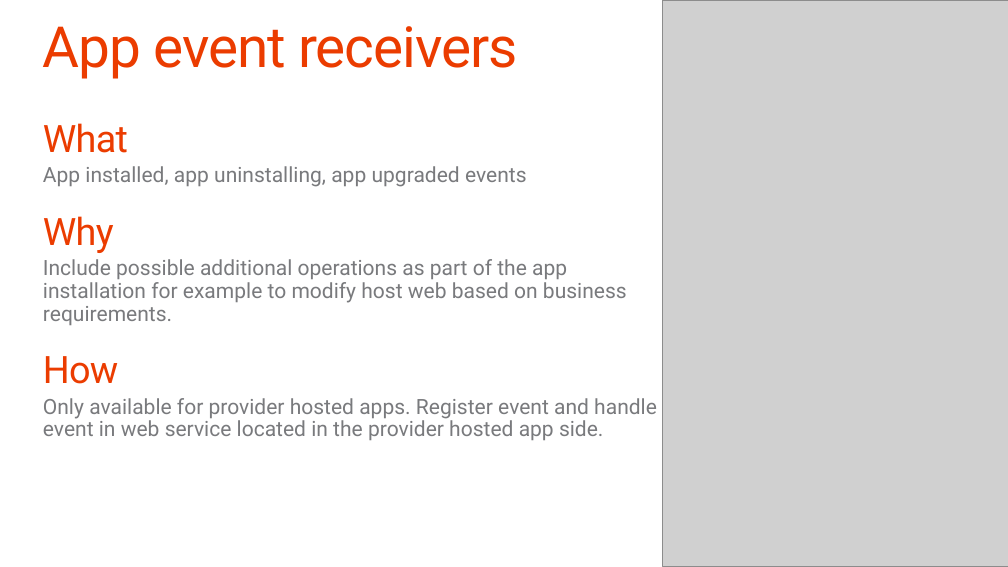
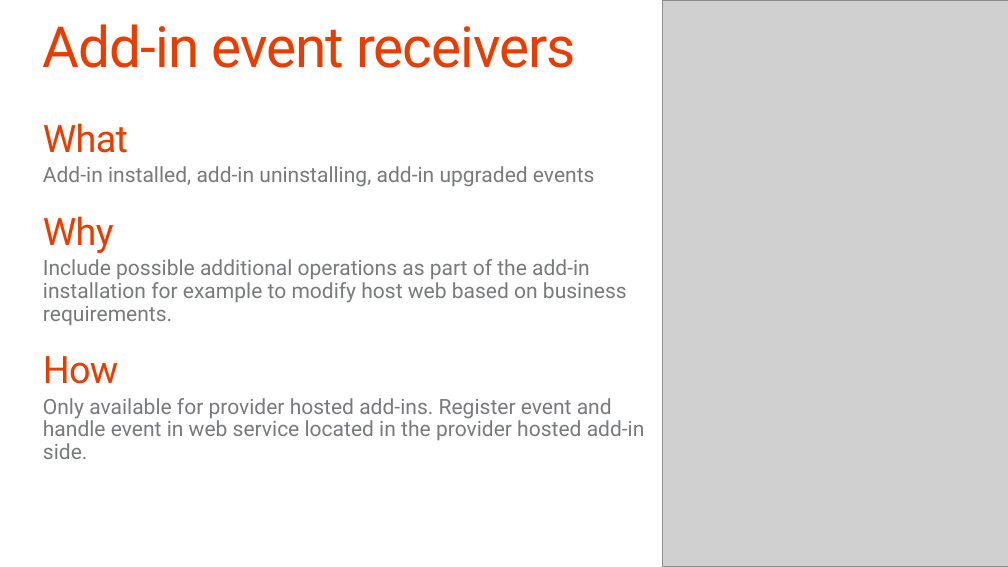
Before and after one commit to fabbbiob/TrainingContent, a slide deck: slide 31 of O3658/05 Using Remote Event Receivers and Remote Timer Jobs/5_RemoteTimersEvents.pptx. Drawn at 1008x567 pixels with LibreOffice and Linux fonts; fonts in the diff are those of the drawing; grey boxes stand for pictures; background and template pictures are left out. Boxes give left, top, right and bottom in pixels: in the first picture for what was removed or moved away, otherwise in the second. Text is boxed around its words. In the diff, an @@ line names an element or a change of style, - is before the commit and + after.

Commit message:
App to add-in change and few other polishing operations.

```diff
--- a/O3658/05 Using Remote Event Receivers and Remote Timer Jobs/5_RemoteTimersEvents.pptx
+++ b/O3658/05 Using Remote Event Receivers and Remote Timer Jobs/5_RemoteTimersEvents.pptx
@@ title at bbox=[43, 24, 576, 68]: text changed @@
-App event receivers
+Add-in event receivers
@@ text at bbox=[43, 166, 595, 187]: text changed @@
-  App installed, app uninstalling, app upgraded events
+  Add-in installed, add-in uninstalling, add-in upgraded events
@@ text at bbox=[43, 259, 627, 325]: text changed @@
-  Include possible additional operations as part of the app installation for example to modify host web based on business requirements.
+  Include possible additional operations as part of the add-in installation for example to modify host web based on business requirements.
@@ text at bbox=[43, 398, 645, 459]: text changed @@
-  Only available for provider hosted apps. Register event and handle event in web service located in the provider hosted app side.
+  Only available for provider hosted add-ins. Register event and handle event in web service located in the provider hosted add-in side.
```
Also in this commit, not shown: 16 other slides changed, 1 slide added, 1 slide removed, 6 other files.
